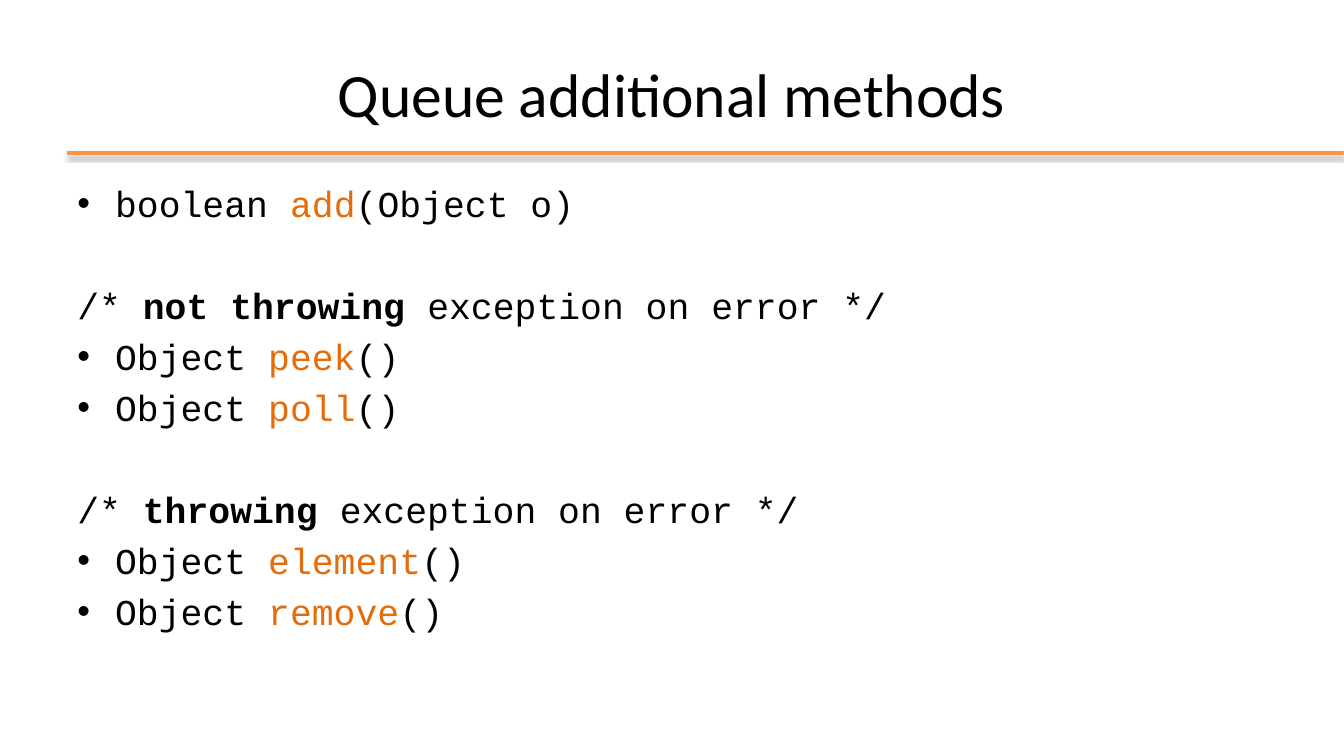
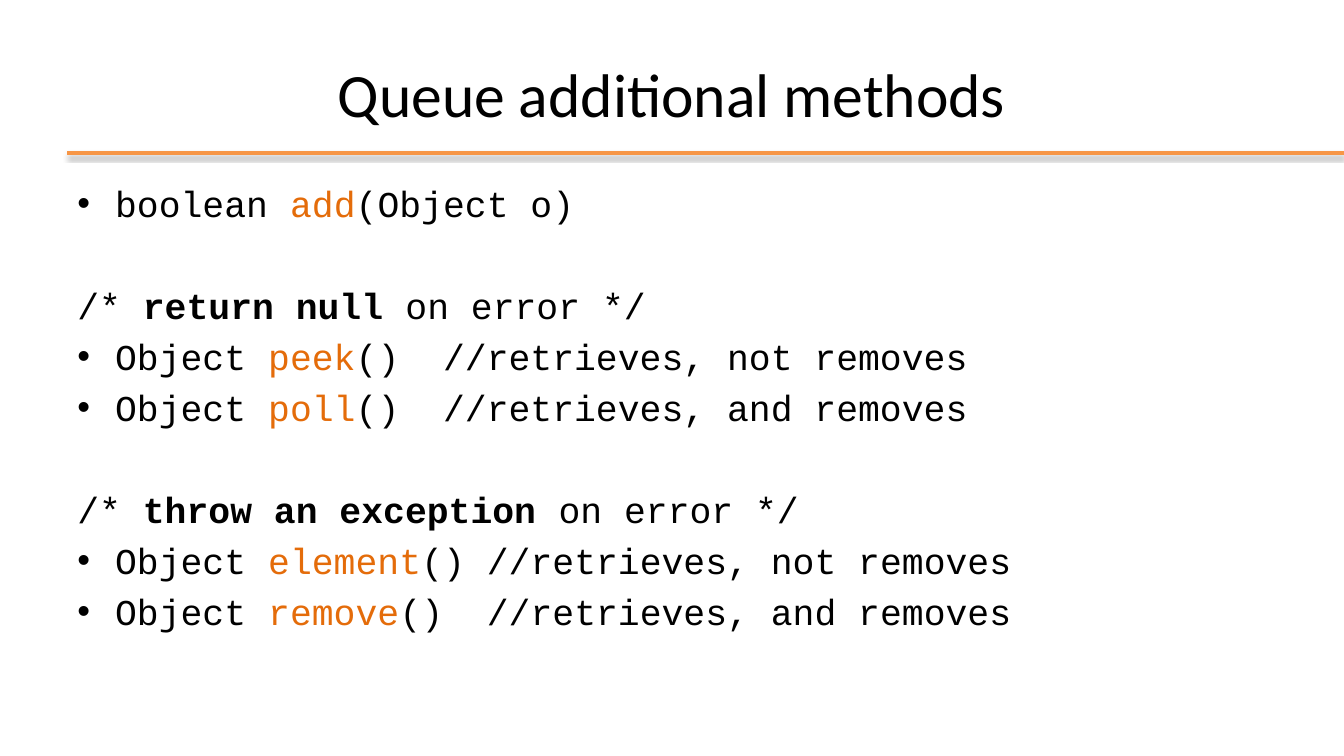
Before and after one commit to plctechnician/ooprogramming, a slide deck: slide 28 of java/slides/ppt/04 - Java Data Structures.pptx. Drawn at 1344x756 pixels with LibreOffice and Linux fonts; fonts in the diff are those of the drawing; background and template pictures are left out. Boxes give left, top, right and bottom in pixels: in the first picture for what was removed or moved away, otherwise in the second. Text is boxed around its words. In the diff, an @@ line names an element or a change of style, - is before the commit and + after.

```diff
--- a/java/slides/ppt/04 - Java Data Structures.pptx
+++ b/java/slides/ppt/04 - Java Data Structures.pptx
@@ text at (115, 293, 1011, 633): text changed @@
-/* not throwing exception on error */
-• Object peek()
-• Object poll()
-/* throwing exception on error */
-• Object element()
-• Object remove()
+/* return null on error */
+• Object peek() //retrieves, not removes
+• Object poll() //retrieves, and removes
+/* throw an exception on error */
+• Object element() //retrieves, not removes
+• Object remove() //retrieves, and removes
```
Also in this commit, not shown: 12 other slides changed.
